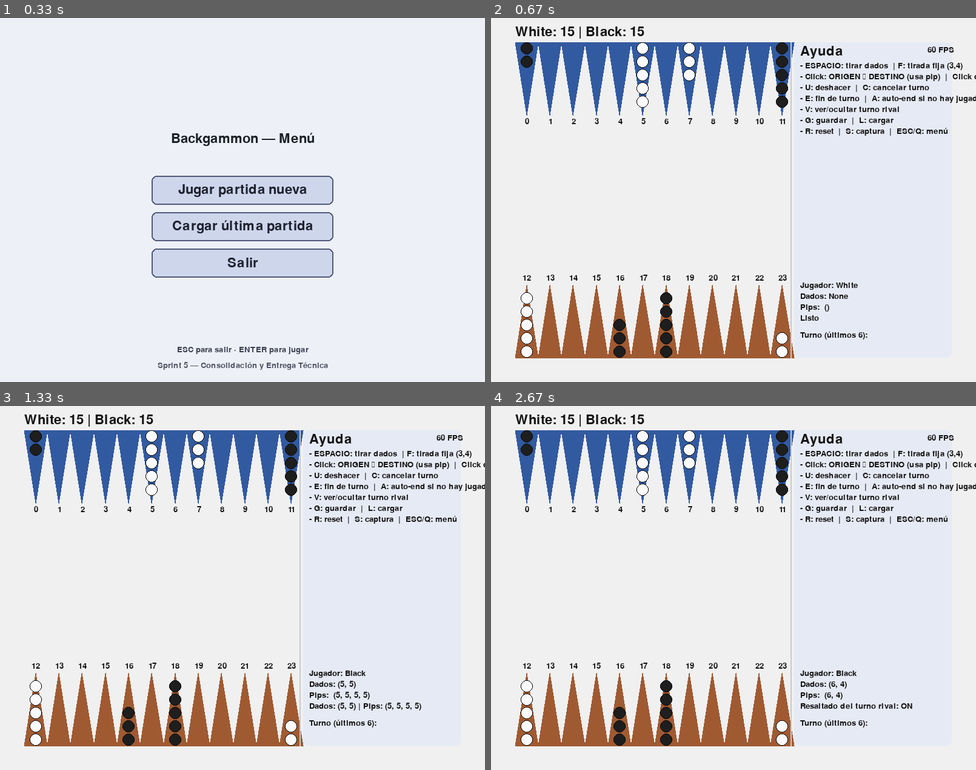
Above: before the commit, frames 1-4 (two rows, left to right).
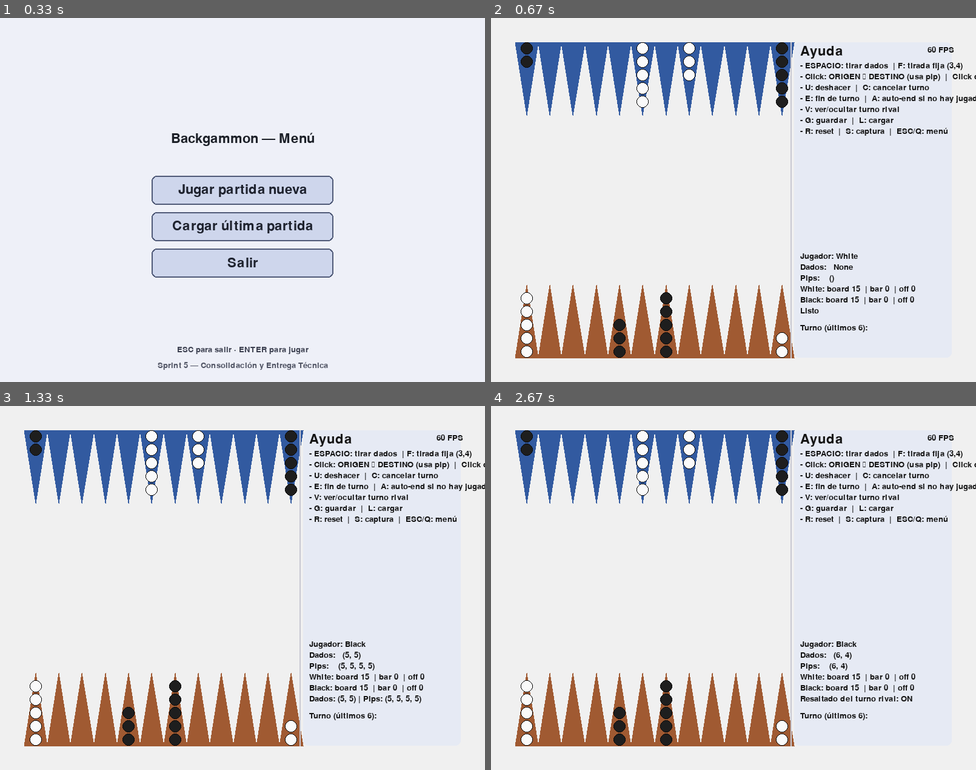
Above: after the commit, the same moments.

Repository: um-computacion/computacion-2025-backgammon-Macarena-Ardevol
Game: pygame game, started from backgammon/pygame_ui/__main__.py
Same seed, same stepped clock (60 frames per second), same inputs: the game is played once before the commit and once after it.
Inputs (mouse positions are in pixels of both pictures, inside the frame that each line leads up to):
- Up to frame 1 (0.33 s): no input
- Up to frame 2 (0.67 s): click (733, 200) at 0.38 s
- Up to frame 3 (1.33 s): hold A 0.67-1.2 s; hold S from 1.23 s (still down); tap Space at 1.3 s
- Up to frame 4 (2.67 s): tap V at 1.38, 2.55 s; release S at 1.53 s; hold A 1.57-1.97 s; tap Space at 1.63, 1.93, 2.07, 2.47 s; hold S 2-2.37 s; tap E at 2.15 s; hold A from 2.4 s (still down)

Frame 1 is identical in both runs. In frame 2, 1.7% of the frame differs, in the area x 5-88%, y 2-89%; in frame 3, 2.1%; in frame 4, 2.1%.

Commit message:
ui: panel lateral completo, selección y movimientos por clic consolidados; teclas E/A y resaltados mejorados

Diff:
--- a/backgammon/pygame_ui/__main__.py
+++ b/backgammon/pygame_ui/__main__.py
@@ -407,27 +407,12 @@
             if origin_idx is not None and legal_dests:
                 for (d, pip) in legal_dests:
                     poly = tri_polygon_top(d, col_w) if d <= 11 else tri_polygon_bottom(d - 12, col_w)
-                    pygame.draw.polygon(screen, LEGAL, poly, width=3)
+                    pygame.draw.polygon(screen, LEGAL, poly, width=4)  # borde más marcado
                     bx, by = tri_center(d, col_w)
                     by = by - 16 if d <= 11 else by + 16
                     pygame.draw.circle(screen, LEGAL, (bx, by), BADGE_R)
                     txt = font_badge.render(str(pip), True, (255, 255, 255))
                     screen.blit(txt, txt.get_rect(center=(bx, by)))
-
-            # Totales
-            white_total = board.count_total(Board.WHITE)
-            black_total = board.count_total(Board.BLACK)
-            info = font.render(f"White: {white_total} | Black: {black_total}", True, TXT)
-            screen.blit(info, (BOARD_LEFT, MARGIN - 28))
-
-            # Etiquetas 0..23
-            for i in range(12):
-                cx = BOARD_LEFT + i * col_w + col_w / 2
-                t1 = font_small.render(str(i), True, TXT)
-                screen.blit(t1, t1.get_rect(center=(cx, MARGIN + TRI_H + 10)))
-                idxb = 12 + i
-                t2 = font_small.render(str(idxb), True, TXT)
-                screen.blit(t2, t2.get_rect(center=(cx, H - MARGIN - TRI_H - 12)))
 
             # Fichas
             def draw_stack(i_idx, top_band: bool):
@@ -496,14 +481,32 @@
                 surf = font_small.render(line, True, TXT)
                 screen.blit(surf, (panel_x + 10, y)); y += 18
 
-            # Estado
+            # Totales y estado ampliado (incluye barra/off de ambos colores)
+            white_total = board.count_total(Board.WHITE)
+            black_total = board.count_total(Board.BLACK)
+
+            # Conteos de barra / off de forma robusta
+            white_bar = board.bar_count(Board.WHITE)
+            black_bar = board.bar_count(Board.BLACK)
+            if hasattr(board, "off_count"):
+                white_off = board.off_count(Board.WHITE)
+                black_off = board.off_count(Board.BLACK)
+            else:
+                # fallback a API de Game si Board no exportara off_count
+                white_off = game.borne_off_count(Board.WHITE)
+                black_off = game.borne_off_count(Board.BLACK)
+
             cur_lbl = owner_label(current_color_int(game))
             roll = game.last_roll()
             pips_txt = str(game.pips())
-            state_y = H - MARGIN - 126
+
+            # Bloque “Estado”
+            state_y = H - MARGIN - 174
             screen.blit(font_small.render(f"Jugador: {cur_lbl}", True, TXT), (panel_x + 10, state_y)); state_y += 18
-            screen.blit(font_small.render(f"Dados: {roll}",   True, TXT), (panel_x + 10, state_y));    state_y += 18
-            screen.blit(font_small.render(f"Pips:  {pips_txt}",True, TXT), (panel_x + 10, state_y));   state_y += 18
+            screen.blit(font_small.render(f"Dados:   {roll}",   True, TXT), (panel_x + 10, state_y)); state_y += 18
+            screen.blit(font_small.render(f"Pips:    {pips_txt}",True, TXT), (panel_x + 10, state_y)); state_y += 18
+            screen.blit(font_small.render(f"White: board {white_total}  | bar {white_bar}  | off {white_off}", True, TXT), (panel_x + 10, state_y)); state_y += 18
+            screen.blit(font_small.render(f"Black: board {black_total}  | bar {black_bar}  | off {black_off}", True, TXT), (panel_x + 10, state_y)); state_y += 18
 
             # Mensaje de estado (una sola línea)
             msg_txt = (message or "Listo")
